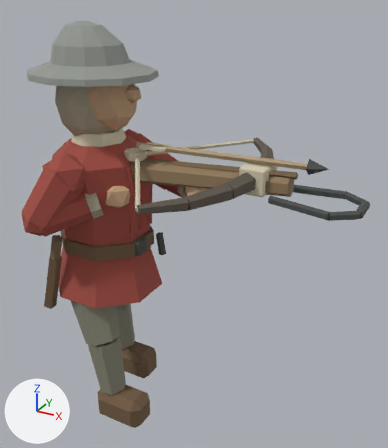
A saved change to the glTF model assets/3d/models/units/infantry_crossbow.glb.
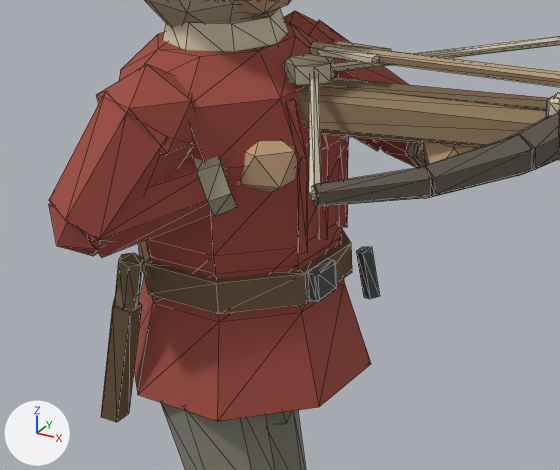
Each version is shown whole from a camera (50 mm lens) standing at (1.471, -1.815, 1.956) and looking at (0.442, 0.056, 1.02), then close up on the part from 0% to 63% of the width and 28% to 74% of the height. Lighting does not change. The marker at lower left points along +X, +Y and +Z. The last two pictures show the newer version. The close-ups show mesh edges as thin lines. Vertices at exactly the same position are counted once.

Script lines for the objects in view, before the commit:
```python
me_cone_302 = bpy.data.meshes.new('Cone.302')
me_cone_302.from_pydata(...)  # 70 vertices, 128 faces; spans x -0.173..0.482, y -0.225..0.153, z 1.065..1.71
me_cone_302.materials.append(mat_padded_linen)  # beige #aaa28b
me_crossbowman_padded_jack = bpy.data.meshes.new('Crossbowman_padded_jack')
me_crossbowman_padded_jack.from_pydata(...)  # 216 vertices, 368 faces; spans x -0.245..0.478, y -0.391..0.376, z 0.65..1.35
me_crossbowman_padded_jack.materials.append(mat_team_cloth)  # red #a24d42
me_cube_217 = bpy.data.meshes.new('Cube.217')
me_cube_217.from_pydata(...)  # 109 vertices, 182 faces; spans x 0.044..1.159, y -0.129..0.129, z 0.818..1.4
me_cube_217.materials.append(mat_iron)  # dark grey #5f6361
ob_infantry_crossbow_iron = bpy.data.objects.new('infantry_crossbow_iron', me_cube_217)
ob_infantry_crossbow_iron.location = (0.0, 0.0, 0.0)
ob_infantry_crossbow_padded_linen = bpy.data.objects.new('infantry_crossbow_padded_linen', me_cone_302)
ob_infantry_crossbow_padded_linen.location = (0.0, 0.0, 0.0)
ob_infantry_crossbow_team_cloth = bpy.data.objects.new('infantry_crossbow_team_cloth', me_crossbowman_padded_jack)
ob_infantry_crossbow_team_cloth.location = (0.0, 0.0, 0.0)
# also in view: 'infantry_crossbow_linen' at (0.338, 0.0, 1.322); 'infantry_crossbow_oak_light' at (0.422, 0.132, 1.111); 'infantry_crossbow_leather' at (0.029, 0.036, 0.485); 'infantry_crossbow_bow_horn' at (0.65, 0.0, 1.295); 'infantry_crossbow_oak_dark' at (0.389, -0.123, 1.099)
```
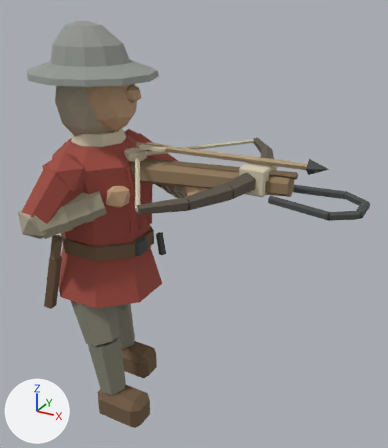
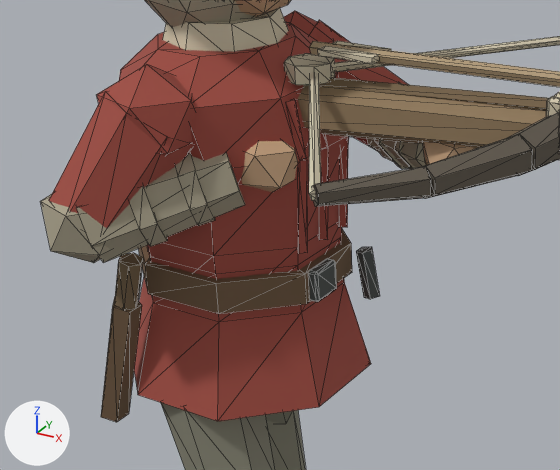
Changed parts and their boxes [x1, y1, x2, y2] in the close-ups (560 x 470 px):
'infantry_crossbow_team_cloth', reshaped: before [49, 11, 426, 421]; after [49, 11, 408, 421]
'infantry_crossbow_padded_linen', reshaped: before [145, 0, 426, 216]; after [40, 0, 426, 263]
part 1 of me_cone_302, added (beige): after [40, 194, 110, 263]
part 2 of me_cone_302, added (mostly hidden): after [367, 139, 377, 149]
part 3 of me_cone_302, rebuilt: before [193, 156, 237, 216]; after [175, 153, 215, 226]
part 4 of me_cone_302, added (beige): after [76, 153, 245, 263]
part 5 of me_cone_302, added (beige): after [129, 186, 167, 246]
part 6 of me_cone_302, added (beige): after [367, 82, 426, 169]
part 7 of me_cone_302, added (mostly hidden): after [375, 139, 408, 169]
part 8 of me_cone_302, added (mostly hidden): after [394, 141, 415, 169]
part 9 of me_cone_302, deleted: before [406, 142, 426, 167]
part 10 of me_crossbowman_padded_jack, deleted (red): before [375, 139, 426, 168]
part 11 of me_crossbowman_padded_jack, deleted (red): before [87, 157, 235, 258]
part 12 of me_crossbowman_padded_jack, deleted (red): before [49, 203, 103, 256]

The edits, one by one:
me_cone_302 is used by ob_infantry_crossbow_padded_linen; location (0.0, 0.0, 0.0).
me_cone_302 had 70 vertices, 128 faces and spanned x -0.173..0.482, y -0.225..0.153, z 1.065..1.71.
me_cone_302 now has 150 vertices, 264 faces and spans x -0.173..0.493, y -0.395..0.385, z 0.982..1.71.
me_cone_302 part 1: a new loose piece, an icosphere of 20 faces spanning x -0.17..-0.01, y -0.395..-0.245, z 0.982..1.158, in mat_padded_linen (beige #aaa28b).
me_cone_302 part 2: a new loose piece, an icosphere of 20 faces spanning x 0.11..0.27, y 0.235..0.385, z 1.032..1.208, in mat_padded_linen (beige #aaa28b).
me_cone_302 part 3: the loose piece of 14 vertices spanning x 0.021..0.143, y -0.225..-0.099, z 1.065..1.2 is rebuilt with 14 vertices and now spans x -0.008..0.116, y -0.252..-0.123, z 1.051..1.197.
me_cone_302 part 4: a new loose piece of 14 vertices spanning x -0.144..0.153, y -0.377..-0.089, z 0.997..1.204, in mat_padded_linen (beige #aaa28b).
me_cone_302 part 5: a new loose piece of 14 vertices spanning x -0.08..0.054, y -0.318..-0.178, z 1.02..1.181, in mat_padded_linen (beige #aaa28b).
me_cone_302 part 6: a new loose piece of 14 vertices spanning x 0.136..0.493, y 0.017..0.367, z 1.045..1.245, in mat_padded_linen (beige #aaa28b).
me_cone_302 part 7: a new loose piece of 14 vertices spanning x 0.223..0.357, y 0.146..0.285, z 1.066..1.227, in mat_padded_linen (beige #aaa28b).
me_cone_302 part 8: a new loose piece of 14 vertices spanning x 0.315..0.439, y 0.068..0.196, z 1.094..1.24, in mat_padded_linen (beige #aaa28b).
Part 9, on me_cone_302:
14 vertices are removed from x 0.36..0.482, y 0.028..0.153, z 1.11..1.243.
24 faces are deleted.
me_crossbowman_padded_jack is used by ob_infantry_crossbow_team_cloth; location (0.0, 0.0, 0.0).
me_crossbowman_padded_jack had 216 vertices, 368 faces and spanned x -0.245..0.478, y -0.391..0.376, z 0.65..1.35.
me_crossbowman_padded_jack now has 164 vertices, 280 faces and spans x -0.245..0.245, y -0.391..0.376, z 0.65..1.35.
me_crossbowman_padded_jack part 10: the loose piece of 14 vertices spanning x 0.142..0.478, y 0.032..0.36, z 1.054..1.237 is deleted.
me_crossbowman_padded_jack part 11: the loose piece of 14 vertices spanning x -0.138..0.139, y -0.371..-0.104, z 1.005..1.194 is deleted.
me_crossbowman_padded_jack part 12: the loose piece of 12 vertices spanning x -0.156..-0.024, y -0.383..-0.257, z 0.996..1.144 is deleted.
Other edits to the shape of me_crossbowman_padded_jack do not show in these pictures.
